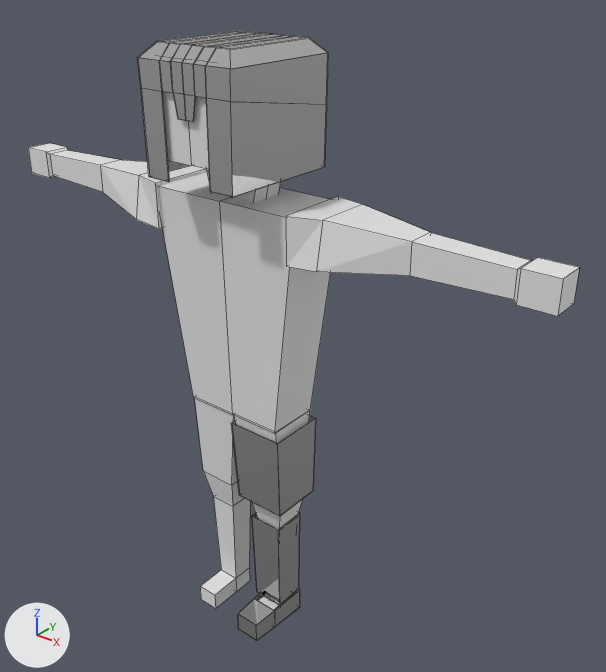
A saved change to the Blender file Assets/Examples/Models/Character/Character.blend.
Both versions are drawn from a 50 mm lens placed at (7.9, -8.55, 10.96), pointed at (0.55, 0.63, 5.27). The axes (+X, +Y, +Z) are drawn at lower left. The lights are the same throughout. Mesh edges are drawn as thin lines.

Names of what the first picture shows: 'Boot', 'Cube.003', 'Helmet', 'Leg', 'Sheen'.
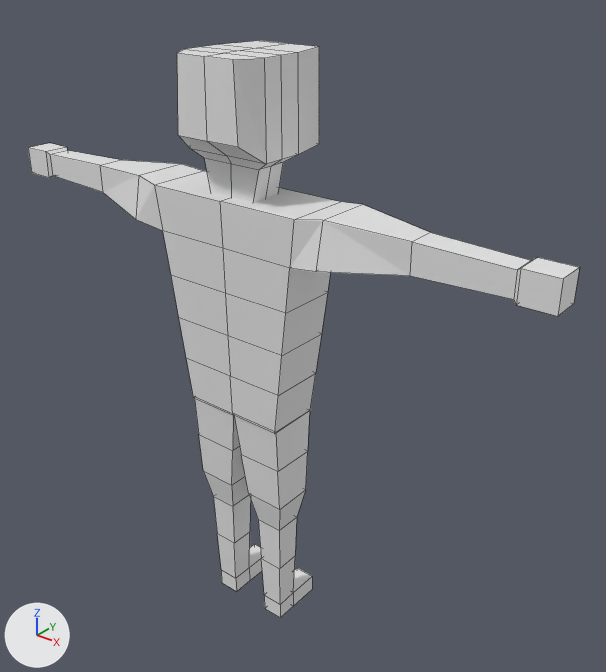
Changed parts and their boxes [x1, y1, x2, y2] in the pictures (606 x 672 px):
'Cube.003', reshaped, turned
    before: [28, 91, 580, 610]
    after: [28, 41, 579, 618]
'Helmet', deleted
    before: [137, 31, 329, 197]
'Leg', deleted
    before: [232, 415, 316, 516]
'Sheen', deleted
    before: [252, 512, 300, 605]
'Boot', deleted
    before: [238, 589, 300, 640]
part 1 of me_cube_004, built on
    before: [136, 166, 363, 578]
    after: [136, 164, 363, 604]

Edits to the bpy script that builds the scene:
```text
Change me_cube_004:
    used by ob_cube_003; location = (0.0, 0.0, 3.59); rotation_euler = (0.0, 0.0, 3.142), in degrees (0, 0, 180)
    remove me_cube_004.from_pydata(...)  # 154 vertices, 142 faces; spans x -4.82..4.82, y -0.69..1.0, z -3.41..5.93
    add me_cube_004.from_pydata(...)  # 186 vertices, 180 faces; spans x -4.82..4.82, y -0.69..1.0, z -3.41..5.93
    me_cube_004 part 1
    8 vertices are removed from x -1.23..1.23, y -0.57..0.57, z 3.36..4.05
    32 faces are deleted
    40 vertices are added at x -1.22..1.22, y -0.49..0.49, z -2.29..3.31
    70 new faces join them
Remove ob_boot:
    ob_boot = bpy.data.objects.new('Boot', me_cube_010)
    ob_boot.location = (0.52, -0.32, 0.35)
    _m = ob_boot.modifiers.new('Solidify', 'SOLIDIFY')
    _m.offset = 1.0
    _m.nonmanifold_thickness_mode = 'FIXED'
    _m.nonmanifold_merge_threshold = 0.0003
Remove ob_sheen:
    ob_sheen = bpy.data.objects.new('Sheen', me_cube_009)
    ob_sheen.location = (0.49, 0.0, 1.38)
    _m = ob_sheen.modifiers.new('Solidify', 'SOLIDIFY')
    _m.offset = 1.0
    _m.nonmanifold_thickness_mode = 'FIXED'
    _m.nonmanifold_merge_threshold = 0.0003
Remove ob_leg:
    ob_leg = bpy.data.objects.new('Leg', me_cube_008)
    ob_leg.location = (0.49, 0.0, 3.33)
Remove ob_helmet:
    ob_helmet = bpy.data.objects.new('Helmet', me_cube_006)
    ob_helmet.location = (0.0, -0.11, 9.05)
    ob_helmet.scale = (1.06, 1.06, 1.06)
Change ob_cube_003:
    ob_cube_003.rotation_euler: (0.0, 0.0, 3.142) -> (0.0, 0.0, 0.0)  # degrees (0, 0, 180) -> degrees (0, 0, 0)
```
